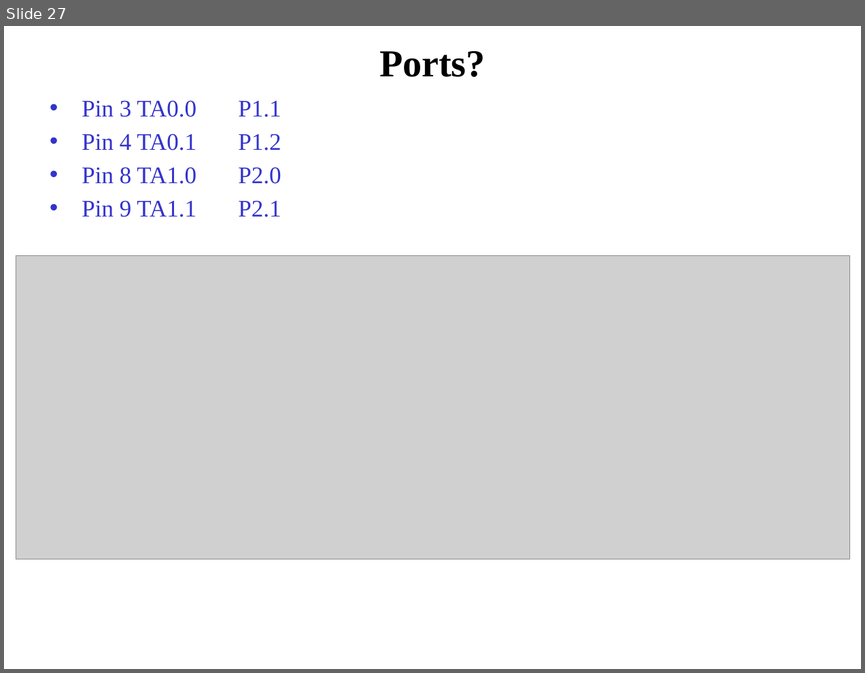
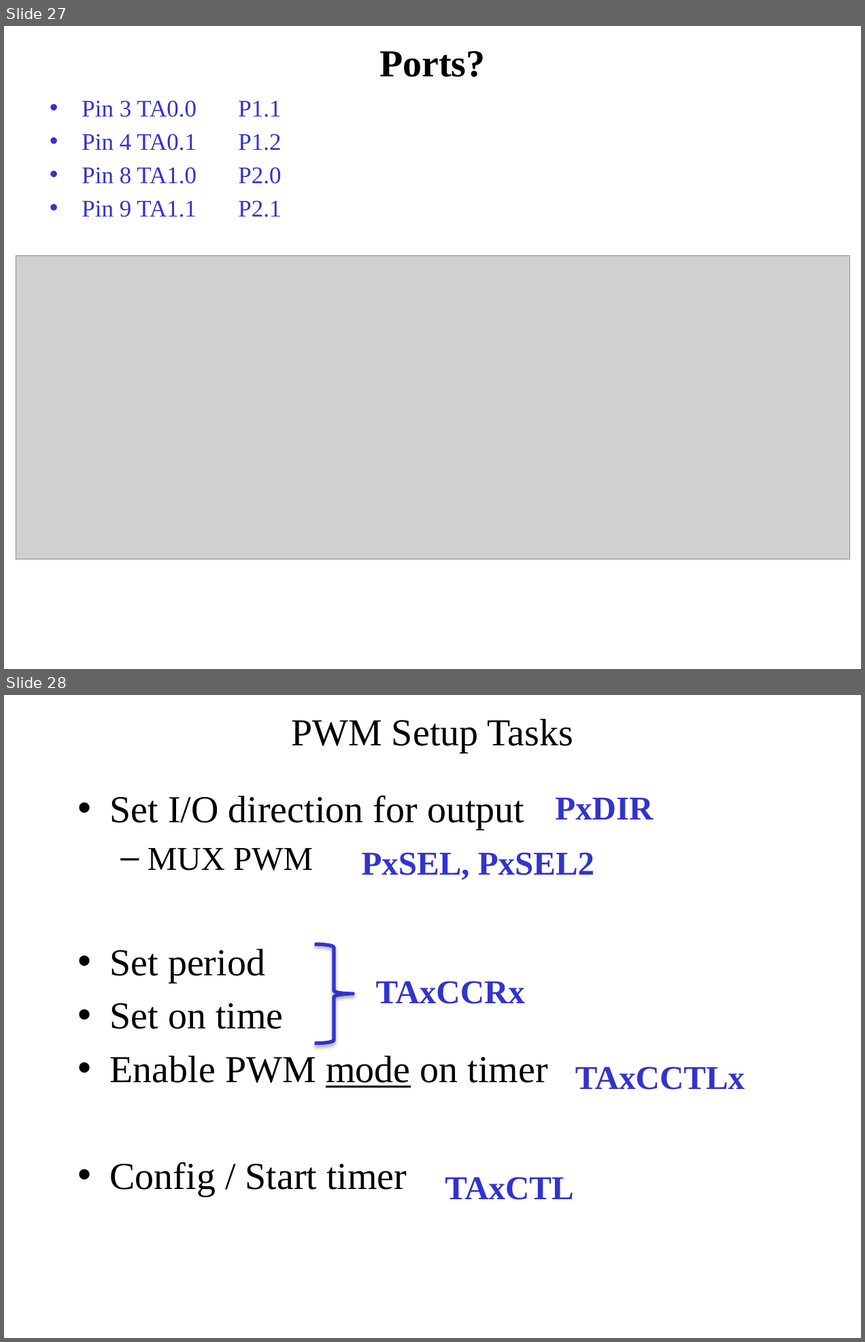
Before and after one commit to pw4rn3r/ECE382, a slide deck: notes/L31/Lsn32.pptx. Shown one above the other, each under a label of ours: slide 27 before the commit, slides 27 and 28 after it. The pictures are 865x673 and 865x1342 pixels, drawn with LibreOffice and Linux fonts; fonts in the diff are those of the drawing; grey boxes stand for pictures. Boxes give left, top, right and bottom in pixels: in the first picture for what was removed or moved away, otherwise in the second. Text is boxed around its words. In the diff, an @@ line names an element or a change of style, - is before the commit and + after.

```diff
--- a/notes/L31/Lsn32.pptx
+++ b/notes/L31/Lsn32.pptx
@@ slide 28 added at box(4, 695, 861, 1338), background #FFFFFF @@
@@ title added at box(291, 719, 574, 753), 32 pt, text #000000 @@
+PWM Setup Tasks
@@ text added at box(110, 795, 548, 1195), 32 pt, text #000000 @@
+• Set I/O direction for output
+  – MUX PWM
+• Set period
+• Set on time
+• Enable PWM mode on timer
+• Config / Start timer
@@ text added at box(555, 798, 653, 819), 28 pt, text #3333CC, bold @@
+PxDIR
@@ text added at box(362, 852, 594, 880), 28 pt, text #3333CC, bold @@
+PxSEL, PxSEL2
@@ right brace added at box(314, 945, 353, 1044), outline #3333CC 3 pt @@
@@ text added at box(376, 981, 525, 1004), 28 pt, text #3333CC, bold @@
+TAxCCRx
@@ text added at box(575, 1066, 745, 1089), 28 pt, text #3333CC, bold @@
+TAxCCTLx
@@ text added at box(445, 1176, 573, 1200), 28 pt, text #3333CC, bold @@
+TAxCTL
```
Also in this commit, not shown: 6 slides changed, 2 other slides added, 1 slide removed.
